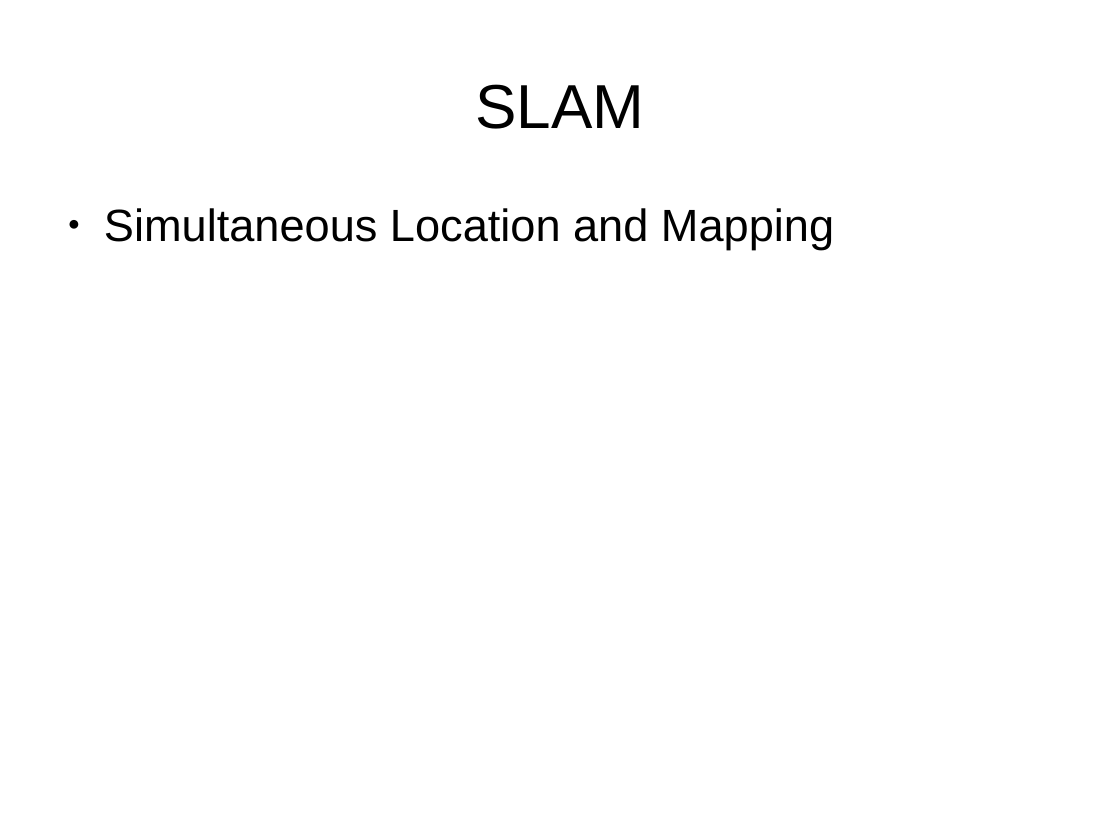
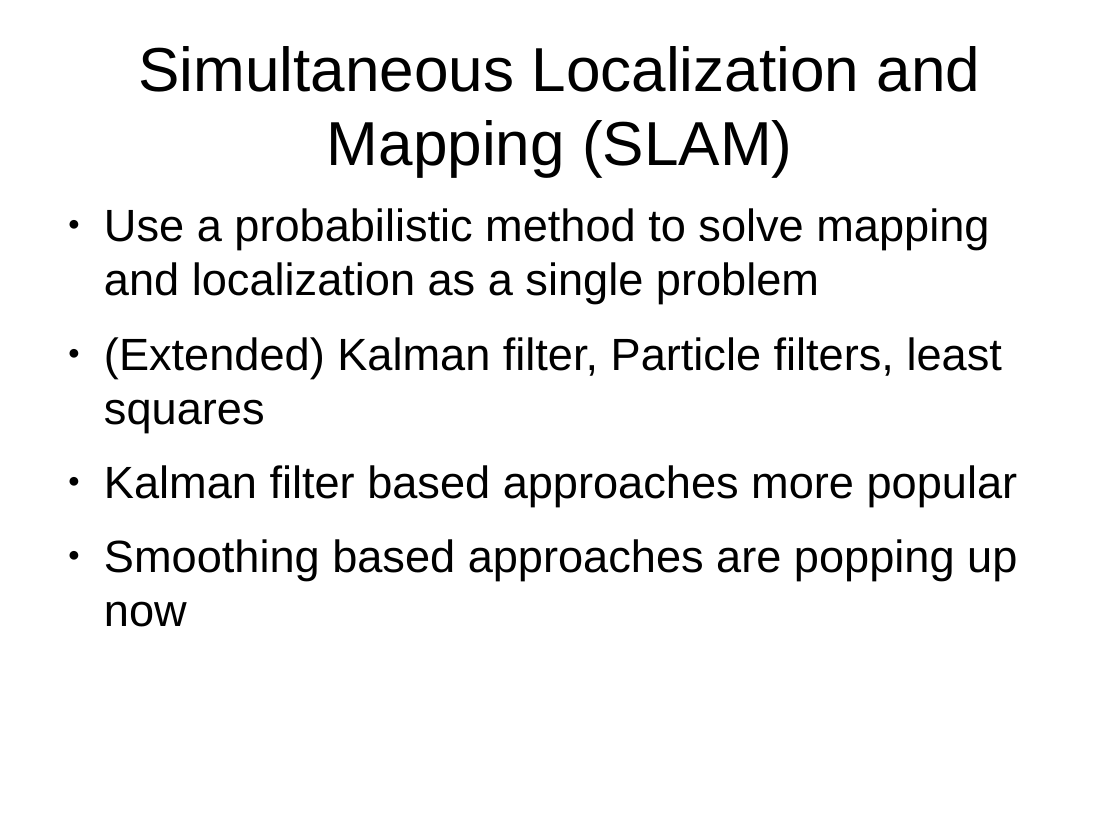
Before and after one commit to shaladdle/distslam, a slide deck: slide 2 of writeup/poster.odp. Drawn at 1120x840 pixels with LibreOffice and Linux fonts; fonts in the diff are those of the drawing. Boxes give left, top, right and bottom in pixels: in the first picture for what was removed or moved away, otherwise in the second. Text is boxed around its words. In the diff, an @@ line names an element or a change of style, - is before the commit and + after.

```diff
--- a/writeup/poster.odp
+++ b/writeup/poster.odp
@@ title at (138, 46, 980, 177): text changed @@
-SLAM
+Simultaneous Localization and Mapping (SLAM)
@@ text at (104, 208, 1018, 627): text changed @@
-● Simultaneous Location and Mapping
+● Use a probabilistic method to solve mapping and localization as a single problem
+● (Extended) Kalman filter, Particle filters, least squares
+● Kalman filter based approaches more popular
+● Smoothing based approaches are popping up now
```
Also in this commit, not shown: 4 other slides changed, 5 slides added, 2 slides removed, 2 other files.
